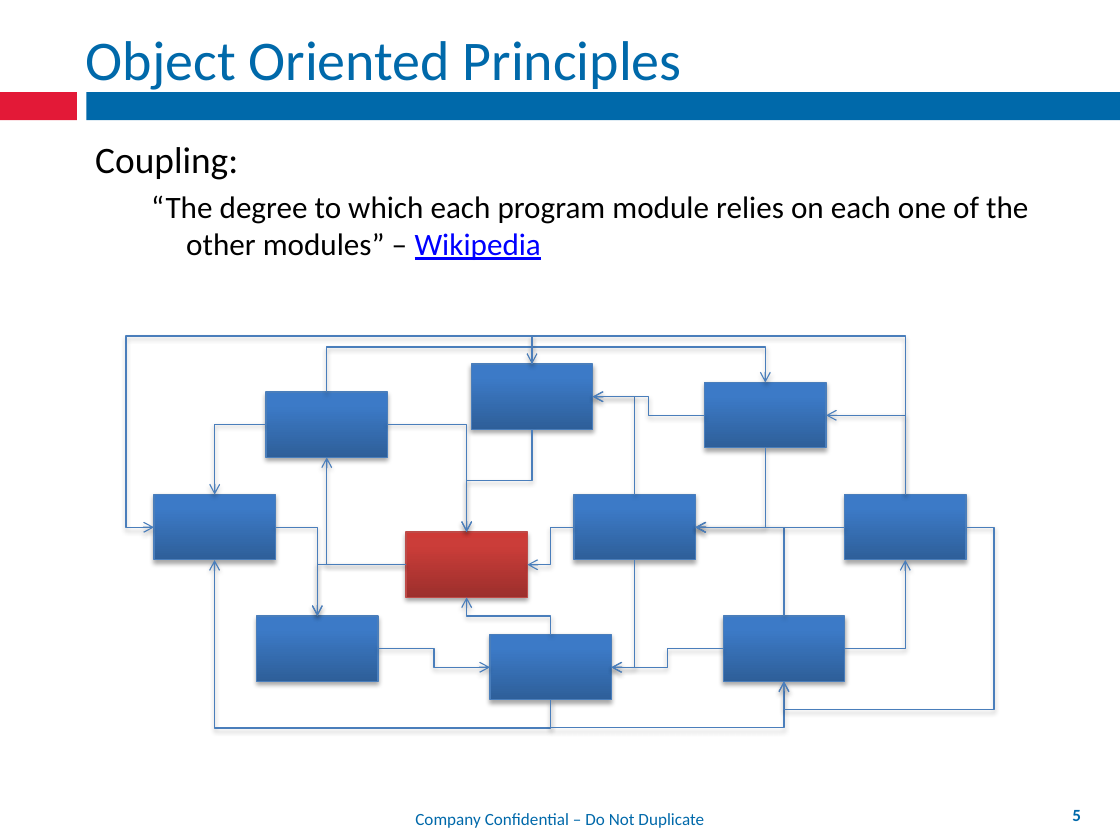
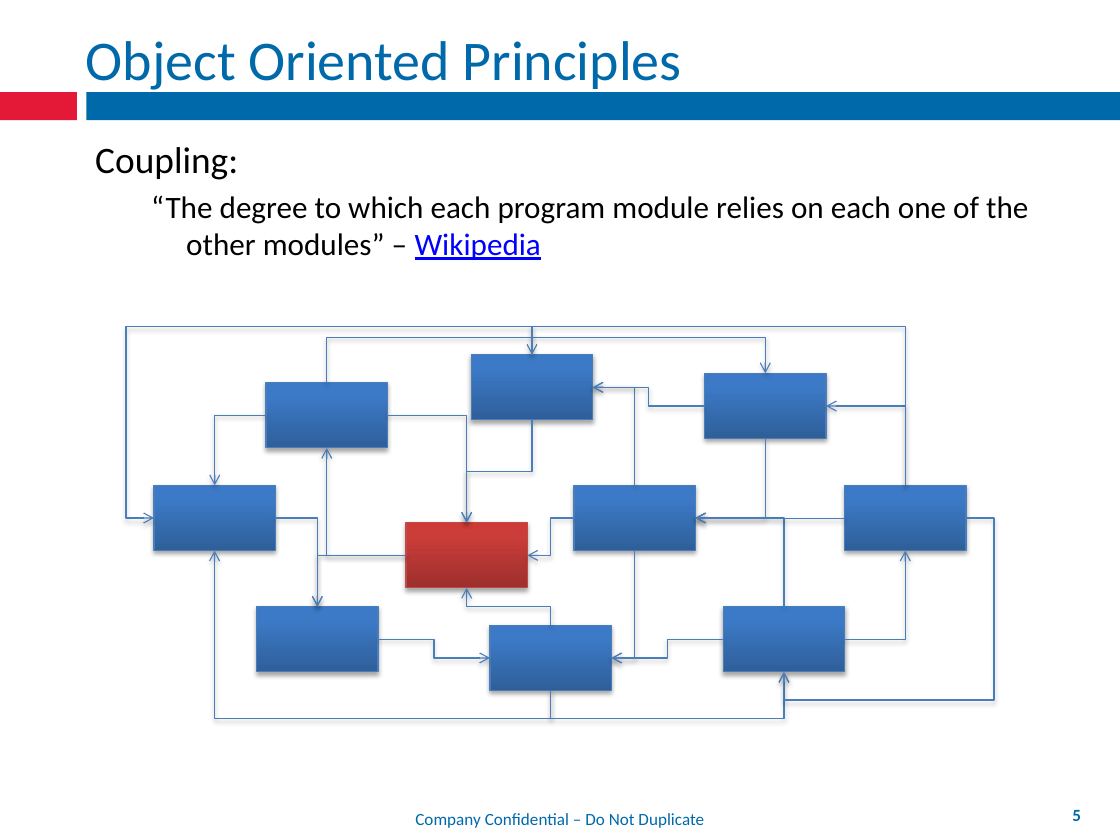
Before and after one commit to mxriverlynn/presentations-and-training, a slide deck: slide 5 of Decoupling Workflow With App Controler/Decoupling Workflow From Forms.pptx. Drawn at 1120x840 pixels with LibreOffice and Linux fonts; fonts in the diff are those of the drawing; background and template pictures are left out. Boxes give left, top, right and bottom in pixels: in the first picture for what was removed or moved away, otherwise in the second. Text is boxed around its words. In the diff, an @@ line names an element or a change of style, - is before the commit and + after.

```diff
--- a/Decoupling Workflow With App Controler/Decoupling Workflow From Forms.pptx
+++ b/Decoupling Workflow With App Controler/Decoupling Workflow From Forms.pptx
@@ 24 elbow arrows, 10 rectangles: place and size @@
-24 elbow arrows, 10 rectangles at [127, 336, 995, 728]
+24 elbow arrows, 10 rectangles at [127, 327, 995, 719]
```
Also in this commit, not shown: 5 other slides changed, 3 slides added, 2 slides removed.
